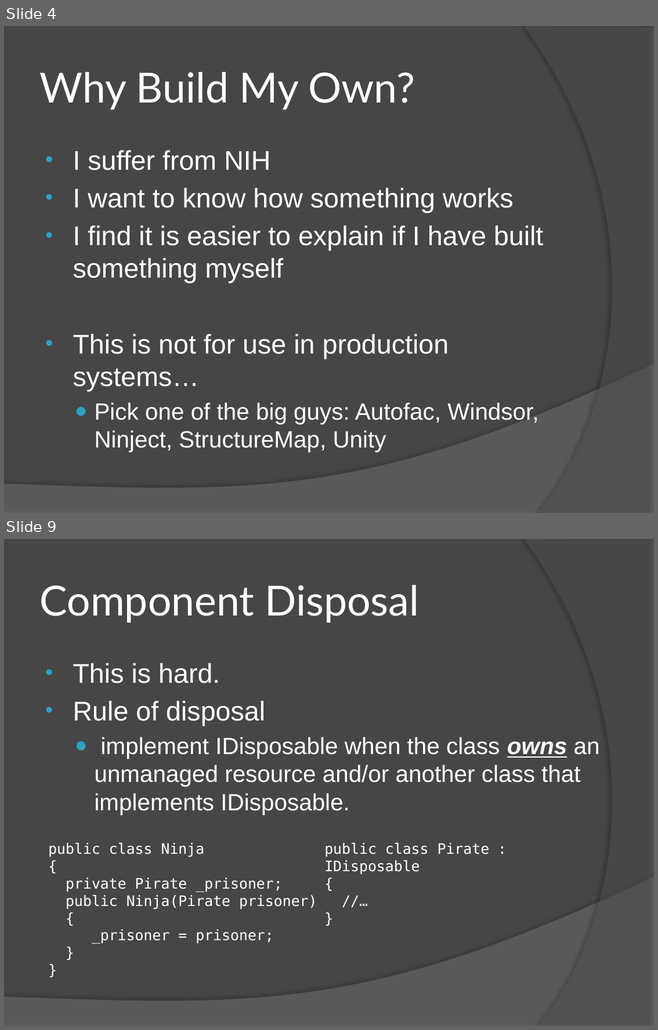
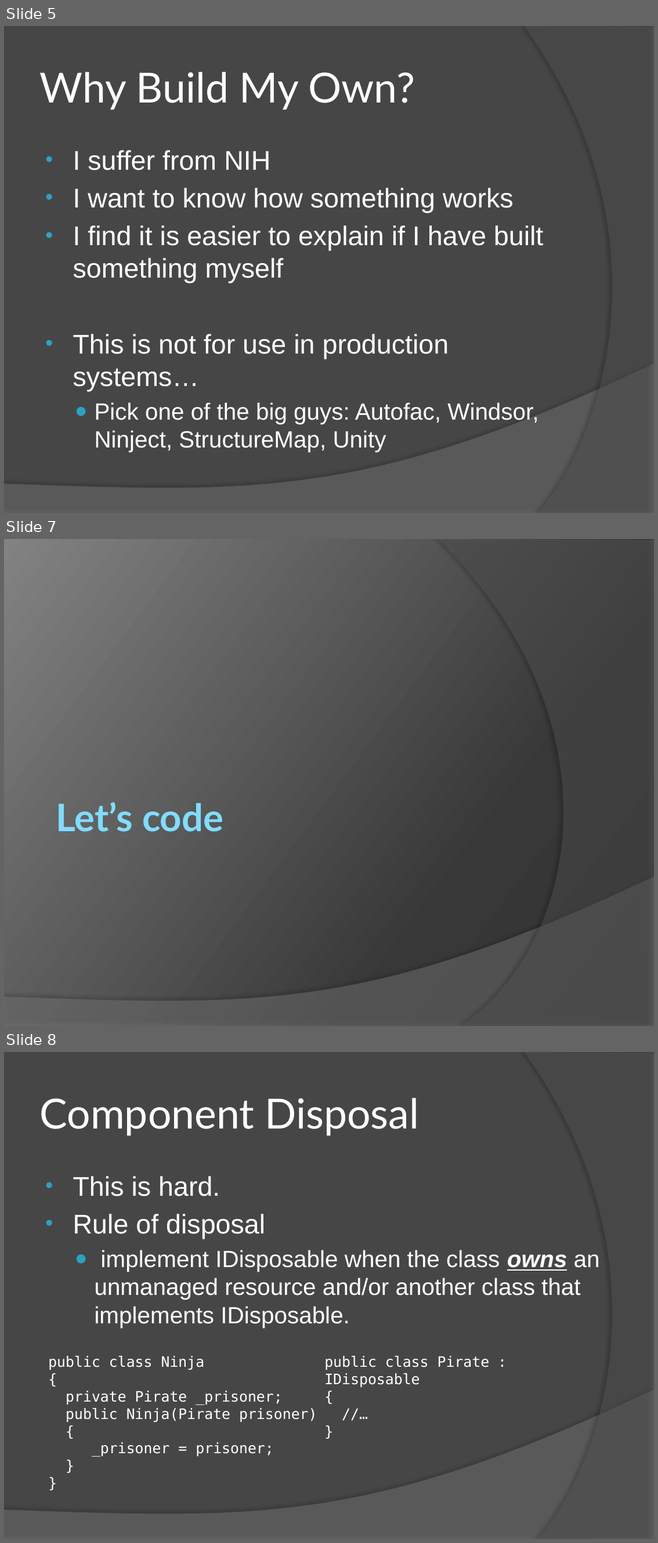
Before and after one commit to craiggwilson/presentations, a slide deck: BuildYourOwnIoC/Build Your Own Ioc Container.pptx. Shown one above the other, each under a label of ours: slides 4 and 9 before the commit, slides 5, 7 and 8 after it; the slides between them are not shown. The pictures are 658x1030 and 658x1543 pixels, drawn with LibreOffice and Linux fonts; fonts in the diff are those of the drawing. Boxes give left, top, right and bottom in pixels: in the first picture for what was removed or moved away, otherwise in the second. Text is boxed around its words. In the diff, an @@ line names an element or a change of style, - is before the commit and + after.

```diff
--- a/BuildYourOwnIoC/Build Your Own Ioc Container.pptx
+++ b/BuildYourOwnIoC/Build Your Own Ioc Container.pptx
@@ slide 7 added at <box>4,539,654,1026</box>, background gradient #2F2F2F to #383838 to #828282; not listed: 1 template element that a slide beside it also shows @@
@@ freeform shape added at <box>438,539,654,1026</box>, fill #5E5E5E at 40% opacity @@
@@ title added at <box>56,802,223,832</box>, 42 pt, text gradient #82DBFF to #248299, bold @@
+Let’s code
@@ what was slide 4 is now slide 5 @@
@@ what was slide 9 is now slide 8 @@
```
Also in this commit, not shown: 4 slides changed, 1 other slide added, 3 slides removed, 16 other files.
